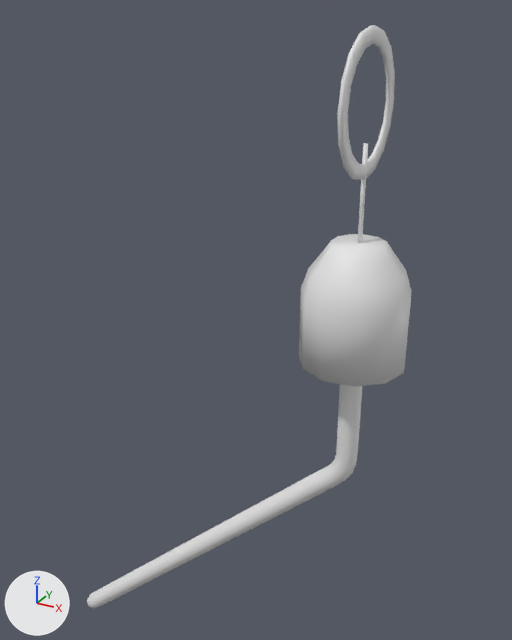
An edit to the glTF model world/tap.glb, drawn before and after from the same camera.
Before and after are seen from a camera (50 mm lens) standing at (1.655, -1.37, 0.705) and looking at (0.825, 0.139, -0.049). Lighting does not change. The marker at lower left points along +X, +Y and +Z. Vertices at the same position are counted once.

Objects in the first picture: 'Tap'.
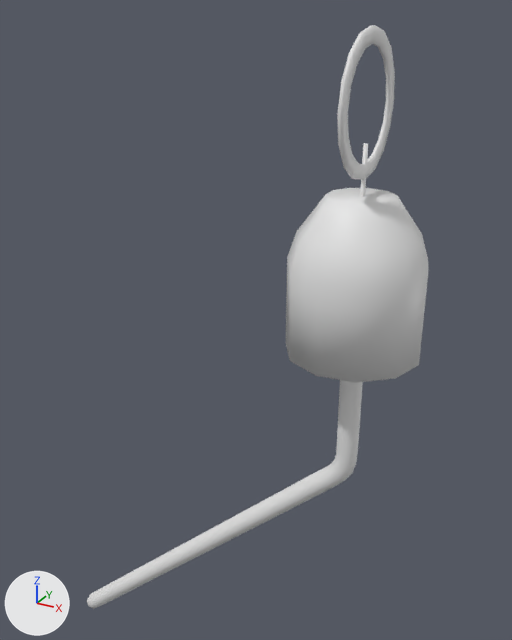
The newer file adds a shape key; the second version is drawn at full value of the shape key 'Refuel' of 'Tap', and the change is written as the vertex moves it makes.

Pixel boxes [x1, y1, x2, y2] of what changed, in the pictures (512 x 640 px; the box of a moved part takes in the faces that stretch with it):
'Tap', reshaped
    before: [87, 25, 411, 609]
    after: [87, 25, 428, 609]
part 1 of me_cube_001, moved or reshaped
    before: [299, 234, 411, 387]
    after: [286, 188, 428, 383]

Patch to the scene script:
```diff
--- a/world/tap.glb.py
+++ b/world/tap.glb.py
@@ me_cube_001 @@
 me_cube_001.from_pydata(...)  # 694 vertices, 1372 faces; spans x 0.23..1.27, y -0.15..0.15, z -1.21..0.68
 # used by ob_tap; location = (0.0, 0.0, 0.0)
+# me_cube_001 part 1: the loose piece of 78 vertices spanning x 1.03..1.27, y -0.12..0.12, z -0.03..0.25 is scaled about its middle by 1.26, then moved by (0.0, 0.0, 0.06)
 me_cube_001.materials.append(mat_fueltank)
```
